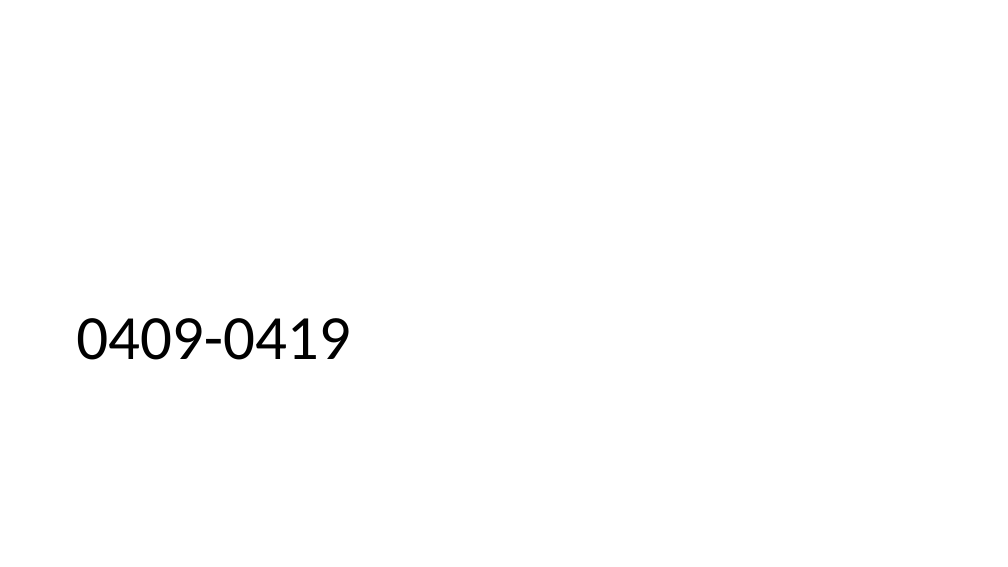
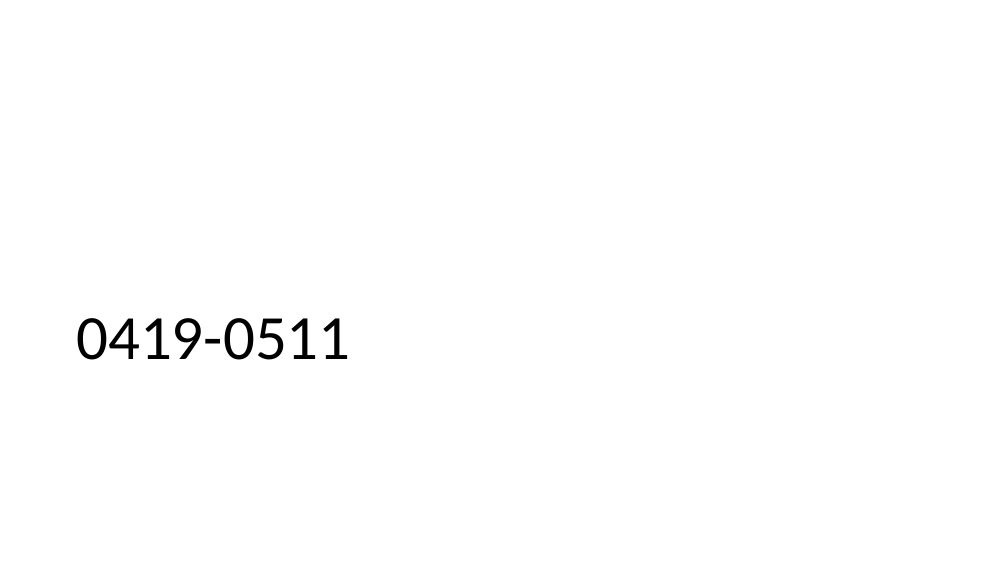
Before and after one commit to ZhangJihua0327/bachelor-thesis, a slide deck: slide 17 of ZhangJihua-weekly-report.pptx. Drawn at 1008x567 pixels with LibreOffice and Linux fonts; fonts in the diff are those of the drawing. Boxes give left, top, right and bottom in pixels: in the first picture for what was removed or moved away, otherwise in the second. Text is boxed around its words. In the diff, an @@ line names an element or a change of style, - is before the commit and + after.

Commit message:
ppt update 511

```diff
--- a/ZhangJihua-weekly-report.pptx
+++ b/ZhangJihua-weekly-report.pptx
@@ title at (x1=76, y1=318, x2=350, y2=360): text changed @@
-0409-0419
+0419-0511
```
Also in this commit, not shown: 2 slides added, 3 slides removed.
